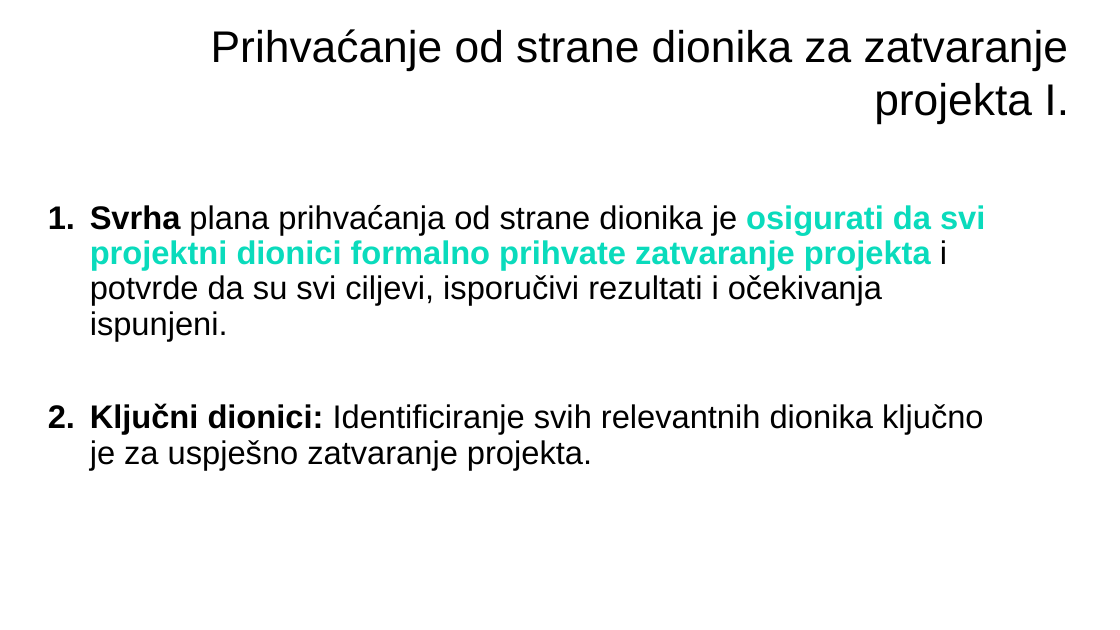
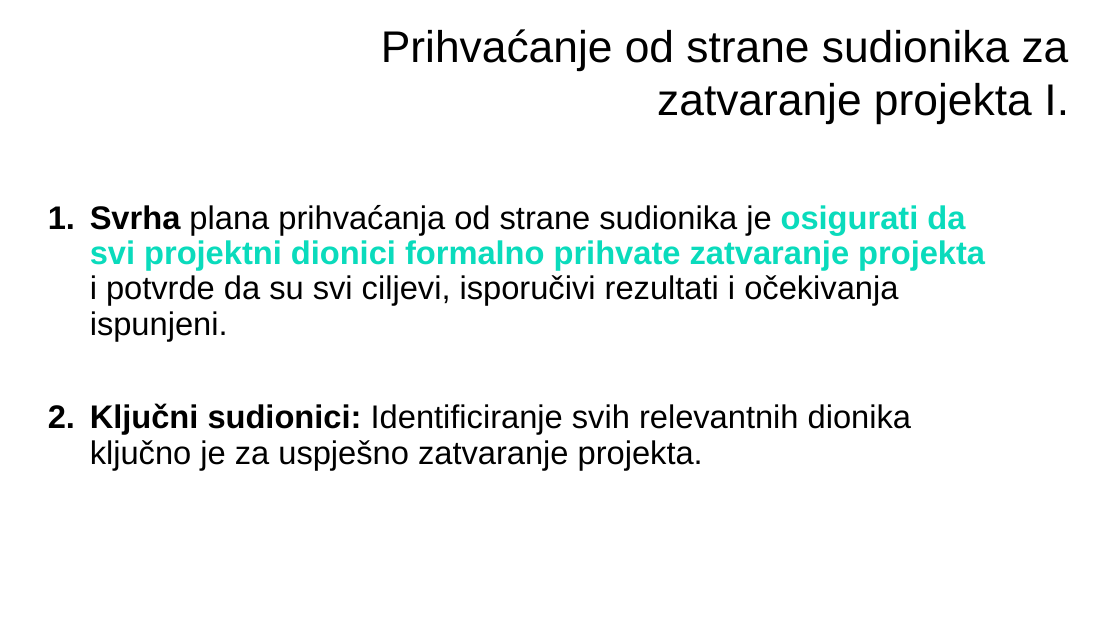
Before and after one commit to dinoDuvnjak/shift4it, a slide deck: slide 5 of 2-project-managment/M5_ENDING THE PROJECT_4 hours_HR.pptx. Drawn at 1120x630 pixels with LibreOffice and Linux fonts; fonts in the diff are those of the drawing; background and template pictures are left out. Boxes give left, top, right and bottom in pixels: in the first picture for what was removed or moved away, otherwise in the second. Text is boxed around its words. In the diff, an @@ line names an element or a change of style, - is before the commit and + after.

```diff
--- a/2-project-managment/M5_ENDING THE PROJECT_4 hours_HR.pptx
+++ b/2-project-managment/M5_ENDING THE PROJECT_4 hours_HR.pptx
@@ text at box(381, 29, 1069, 123): text changed @@
-Prihvaćanje od strane dionika za zatvaranje projekta I.
+Prihvaćanje od strane sudionika za zatvaranje projekta I.
@@ text at box(90, 205, 985, 470): text changed @@
-1. Svrha plana prihvaćanja od strane dionika je osigurati da svi projektni dionici formalno prihvate zatvaranje projekta i potvrde da su svi ciljevi, isporučivi rezultati i očekivanja ispunjeni.
-2. Ključni dionici: Identificiranje svih relevantnih dionika ključno je za uspješno zatvaranje projekta.
+1. Svrha plana prihvaćanja od strane sudionika je osigurati da svi projektni dionici formalno prihvate zatvaranje projekta i potvrde da su svi ciljevi, isporučivi rezultati i očekivanja ispunjeni.
+2. Ključni sudionici: Identificiranje svih relevantnih dionika ključno je za uspješno zatvaranje projekta.
```
Also in this commit, not shown: 8 other slides changed, 1 other file.
